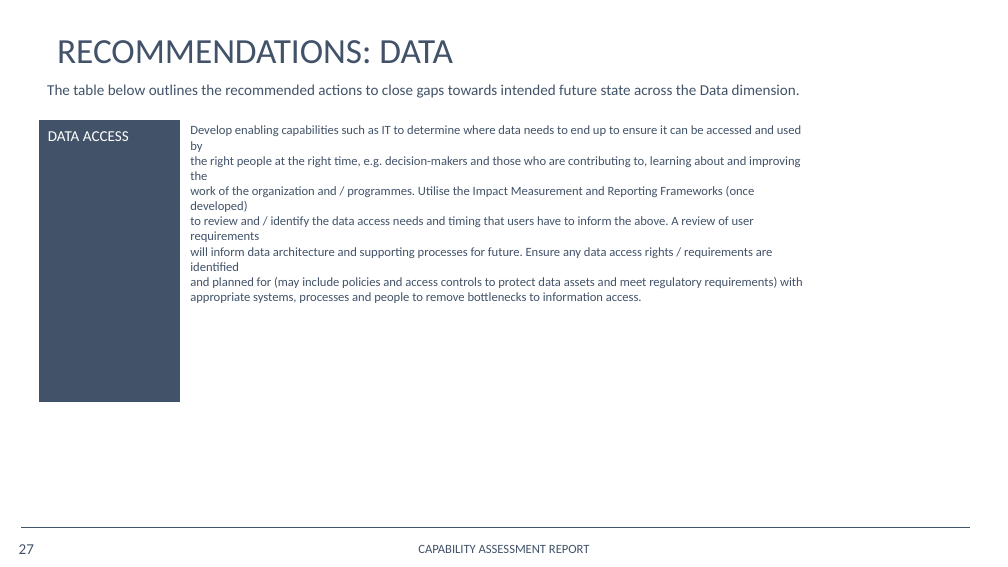
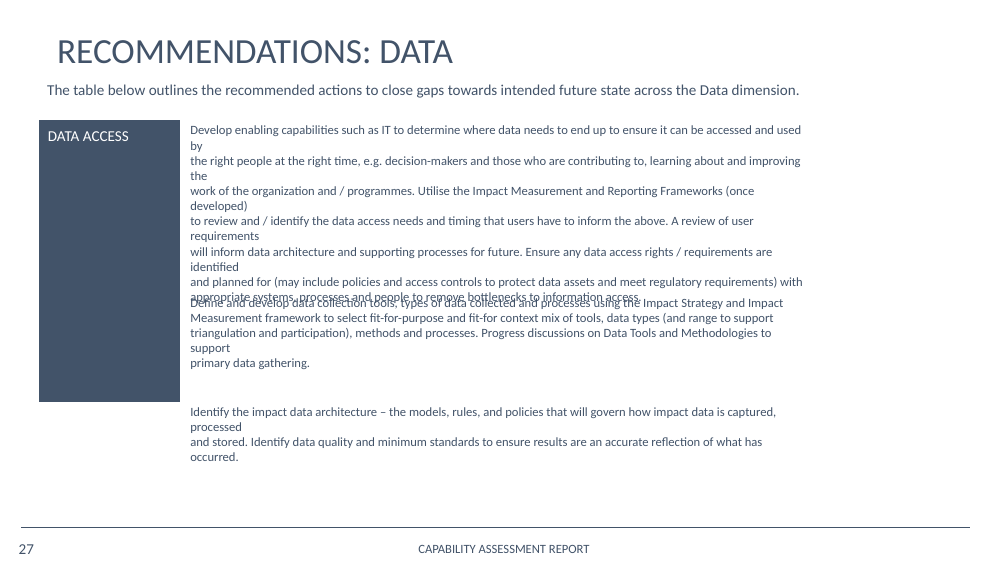
Before and after one commit to opus-meum/power-automate, a slide deck: slide 27 of Capability Assessment Report.pptx. Drawn at 1008x567 pixels with LibreOffice and Linux fonts; fonts in the diff are those of the drawing; background and template pictures are left out. Boxes give left, top, right and bottom in pixels: in the first picture for what was removed or moved away, otherwise in the second. Text is boxed around its words. In the diff, an @@ line names an element or a change of style, - is before the commit and + after.

```diff
--- a/Capability Assessment Report.pptx
+++ b/Capability Assessment Report.pptx
@@ text added at [190, 296, 783, 369], 10 pt, text #425369 @@
+Define and develop data collection tools, types of data collected and processes using the Impact Strategy and Impact
+Measurement framework to select fit-for-purpose and fit-for context mix of tools, data types (and range to support
+triangulation and participation), methods and processes. Progress discussions on Data Tools and Methodologies to support
+primary data gathering.
@@ text added at [190, 407, 777, 461], 10 pt, text #425369 @@
+Identify the impact data architecture – the models, rules, and policies that will govern how impact data is captured, processed
+and stored. Identify data quality and minimum standards to ensure results are an accurate reflection of what has occurred.
```
Also in this commit, not shown: 13 other slides changed, 10 other files.
